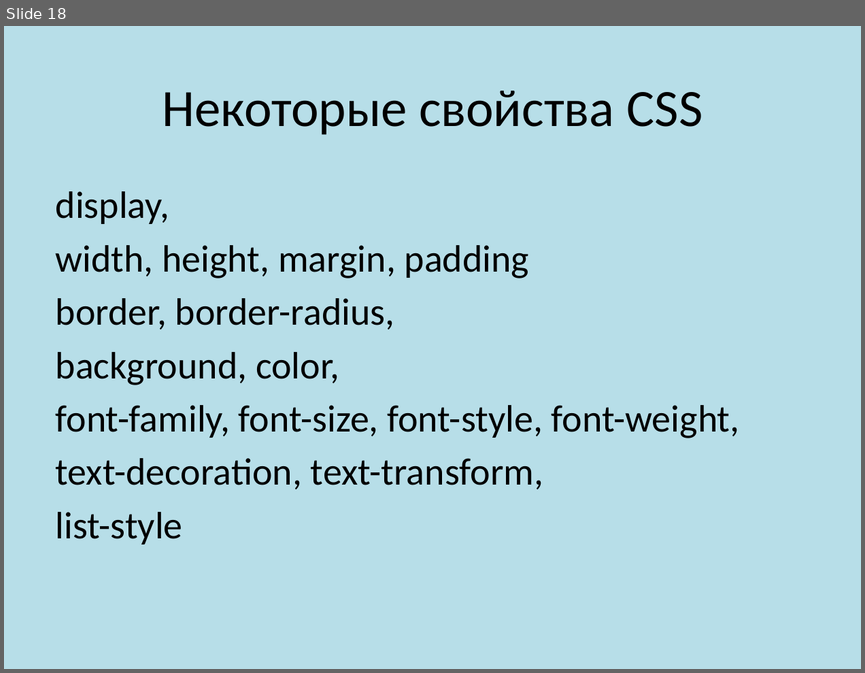
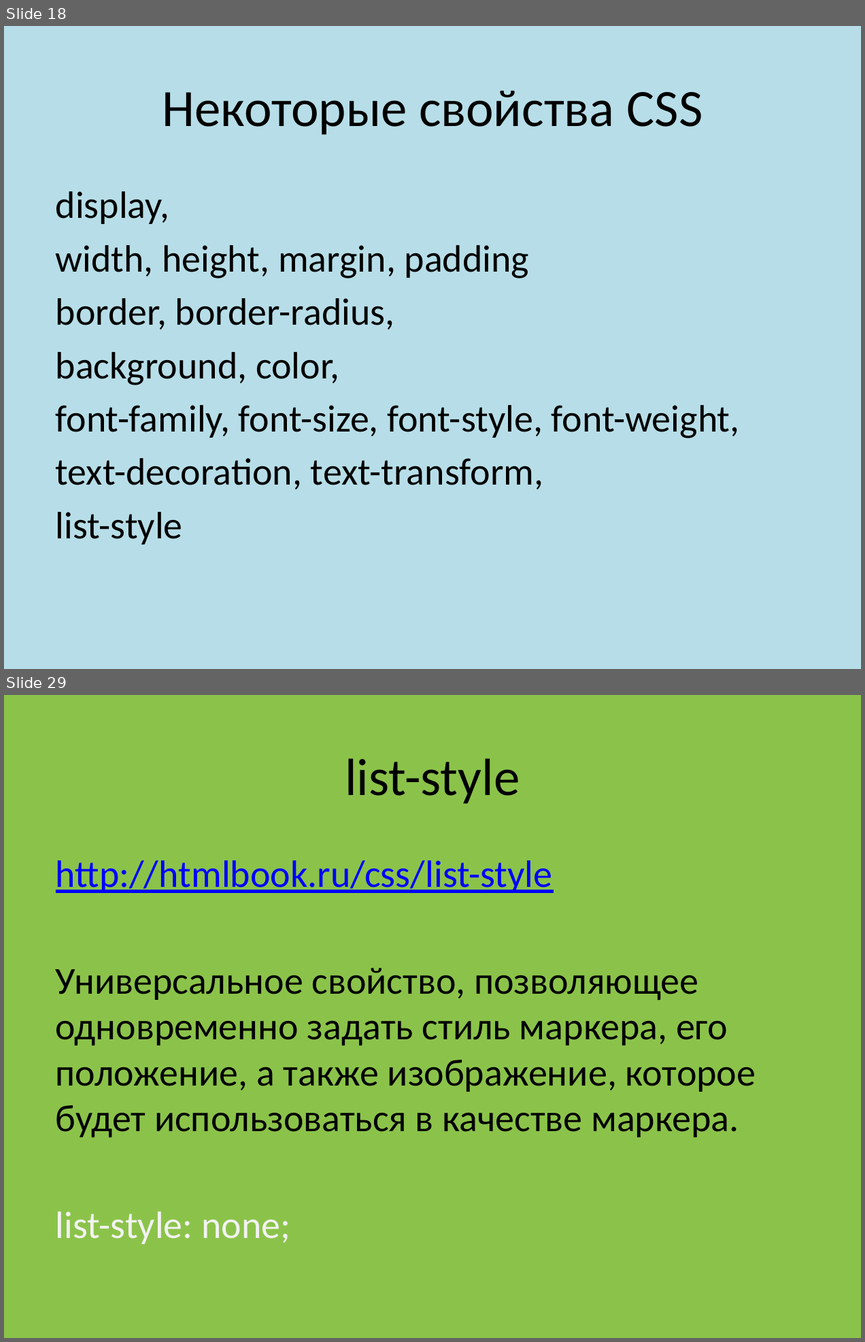
Before and after one commit to fedyashev/course-frontend-group-2, a slide deck: 00-presentation/Frontend 102.pptx. Shown one above the other, each under a label of ours: slide 18 before the commit, slides 18 and 29 after it; the slides between them are not shown. The pictures are 865x673 and 865x1342 pixels, drawn with LibreOffice and Linux fonts; fonts in the diff are those of the drawing. Boxes give left, top, right and bottom in pixels: in the first picture for what was removed or moved away, otherwise in the second. Text is boxed around its words. In the diff, an @@ line names an element or a change of style, - is before the commit and + after.

```diff
--- a/00-presentation/Frontend 102.pptx
+++ b/00-presentation/Frontend 102.pptx
@@ slide 29 added at [4, 695, 861, 1338], background #8BC34A @@
@@ title added at [345, 758, 519, 804], 44 pt, text #000000 @@
+list-style
@@ text added at [56, 860, 756, 1244], 32 pt, text #000000 @@
+http://htmlbook.ru/css/list-style
+Универсальное свойство, позволяющее одновременно задать стиль маркера, его положение, а также изображение, которое будет использоваться в качестве маркера.
+list-style: none;
```
Also in this commit, not shown: 6 slides changed, 7 other slides added, 13 other files.
